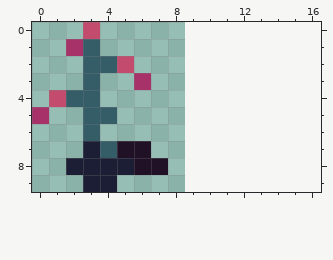
File history of a pixel-art sprite, images/fleur2.png. The first picture shows the starting point.
The file is 10x10 pixels. The old version is drawn lined up with the new one, on the new canvas.
The same view after the edit:
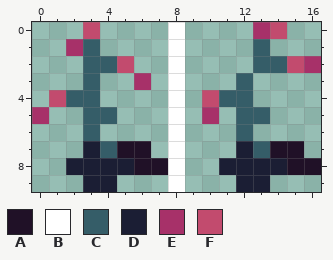
Palette (. is transparent): A #201127  B #ffffff  C #355d68  D #1b1e34  E #a73169  F #c24b6e
The edit:
canvas 10x10 -> 17x10, the old top-left corner now at -1,0 (the part of the old canvas that was cut away was empty and is not shown)
The edit adds colour A in row 7 at x 14 to 15; in row 8 at x 15 to 16.
The edit adds colour B in rows 0 to 9 at x 8.
The edit adds colour C in row 1 at x 13; in row 2 at x 13 to 14; in row 3 at x 12; in row 4 at x 11 to 12; in row 5 at x 12 to 13; in row 6 at x 12.
The edit adds colour C in row 7 at x 13.
The edit adds colour D in row 7 at x 12; in row 8 at x 11 to 14; in row 9 at x 12 to 13.
The edit adds colour E in row 0 at x 13; in row 2 at x 16; in row 5 at x 10.
The edit adds colour F in row 0 at x 14; in row 2 at x 15; in row 4 at x 10.
